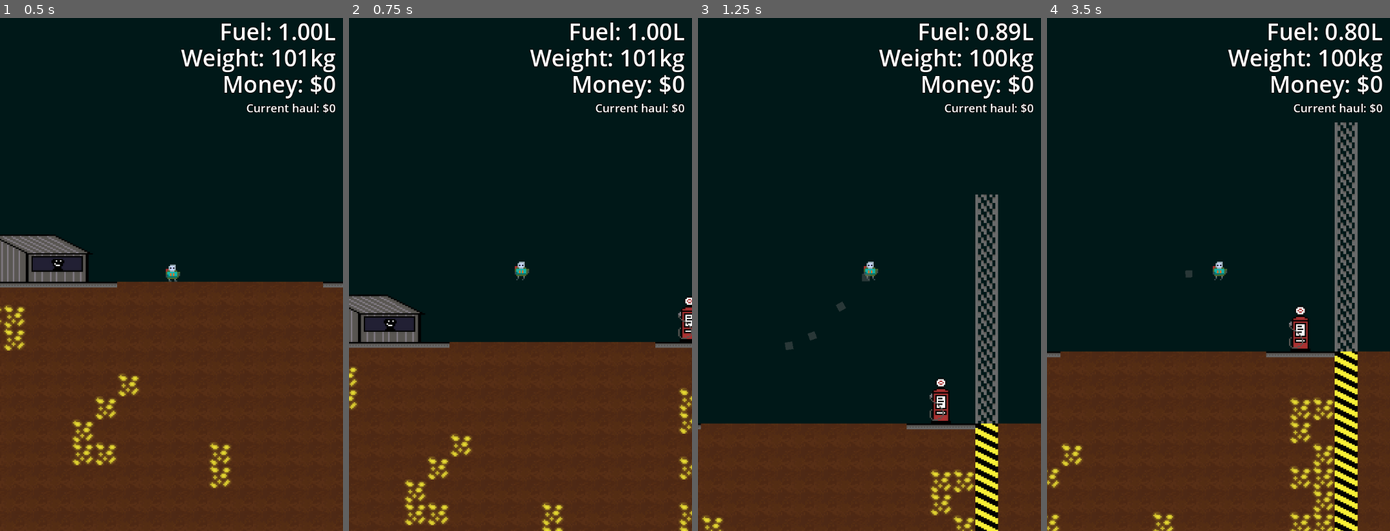
Above: before the commit, frames 1-4 (left to right).
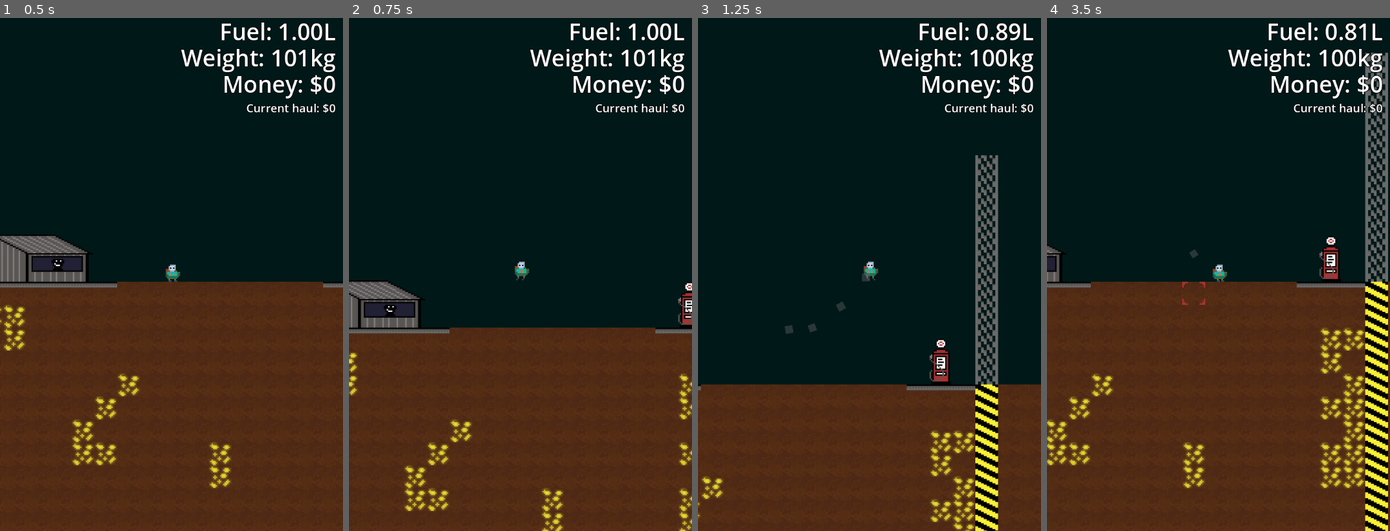
Above: after the commit, the same moments.

Repository: brikr/ludum-dare-57
Game: Godot game, scene res://scenes/main/main.tscn
Two runs of this game, one before a commit and one after it. Both use one fixed random seed, a clock stepped at 60 frames per second and the inputs below.
Inputs (mouse positions are in pixels of both pictures, inside the frame that each line leads up to):
- Up to frame 1 (0.5 s): no input
- Up to frame 2 (0.75 s): tap Enter at 0.5 s; move the mouse to (595, 248) at 0.52 s; hold D (move_right) from 0.53 s (still down); hold Space (jump) from 0.53 s (still down)
- Up to frame 3 (1.25 s): keep holding D (move_right); keep holding Space (jump)
- Up to frame 4 (3.5 s): move the mouse to (1149, 300) at 1.27 s; release Space (jump) at 1.28 s; tap F (interact) at 1.35 s; tap Space (jump) at 1.52, 1.55, 1.82, 2.3, 2.85, 3.02, 3.32 s; move the mouse to (1252, 161) at 2.02 s; release D (move_right) at 2.03 s; press the mouse at (1252, 161) at 2.03 s; hold A (move_left) 2.03-2.78 s; move the mouse to (1201, 377) at 2.77 s; release the mouse at (1201, 377) at 2.78 s; hold D (move_right) from 2.78 s (still down)

Frame 1 is identical in both runs. In frame 2, 6.8% of the frame differs, in the area x 0-100%, y 51-100%; in frame 3, 13%; in frame 4, 25%, in the area x 0-100%, y 1-100%.

Commit message:
tweakin da numbies

Diff:
--- a/scenes/player/player.gd
+++ b/scenes/player/player.gd
@@ -16,11 +16,11 @@
 var air_accel = 5.0
 ## Jumping
 # instantaneous vertical velocity bonus when jumping off the ground at 0kg
-var max_jump_velocity = 400.0
+var max_jump_velocity = 300.0
 # lowest jump velocity can go to if you're overburdened
 var min_jump_velocity = 150.0
 # how much your jump velocity is lowered per kg of weight
-var jump_velocity_penalty = 1.0
+var jump_velocity_penalty = 0.5
 ## Jetpack
 # jetpack vertical acceleration at 0kg
 var max_jetpack_accel = 40.0
@@ -63,6 +63,8 @@
 var bank_value = 0.0
 ## Jetpack
 var is_jetpacking = false
+## Used by animations
+var facing_right = true
 
 func _ready():
   $AnimatedSprite2D.play()
@@ -77,7 +79,7 @@
   if velocity == Vector2(0, 0):
     # idle
     $AnimatedSprite2D.speed_scale = 1.0
-    if $AnimatedSprite2D.animation.ends_with("right"):
+    if facing_right:
       $AnimatedSprite2D.animation = "idle_right"
     else:
       $AnimatedSprite2D.animation = "idle_left"
@@ -86,10 +88,10 @@
     if is_on_floor():
       # ground
       $AnimatedSprite2D.speed_scale = 10.0
-      if Input.get_axis("move_left", "move_right") < 0:
+      if facing_right:
+        $AnimatedSprite2D.animation = "walk_right"
+      else:
         $AnimatedSprite2D.animation = "walk_left"
-      else:
-        $AnimatedSprite2D.animation = "walk_right"
     else:
       # air
       if is_jetpacking:
@@ -98,10 +100,10 @@
         # if not jetpacking, just freeze on first frame of air anim
         $AnimatedSprite2D.speed_scale = 0.0
         $AnimatedSprite2D.frame = 0
-      if Input.get_axis("move_left", "move_right") < 0:
+      if facing_right:
+        $AnimatedSprite2D.animation = "air_right"
+      else:
         $AnimatedSprite2D.animation = "air_left"
-      else:
-        $AnimatedSprite2D.animation = "air_right"
 
 
 func _process_movement(delta):
@@ -115,6 +117,7 @@
     # Handle floor movement
     var move_direction = Input.get_axis("move_left", "move_right")
     if move_direction:
+      facing_right = move_direction > 0
       velocity.x = move_toward(velocity.x, move_direction * speed, accel)
     else:
       velocity.x = move_toward(velocity.x, 0, accel)
@@ -127,6 +130,7 @@
     # Handle air movement
     var move_direction = Input.get_axis("move_left", "move_right")
     if move_direction:
+      facing_right = move_direction > 0
       velocity.x = move_toward(velocity.x, move_direction * speed, air_accel)
     else:
       velocity.x = move_toward(velocity.x, 0, air_accel)
